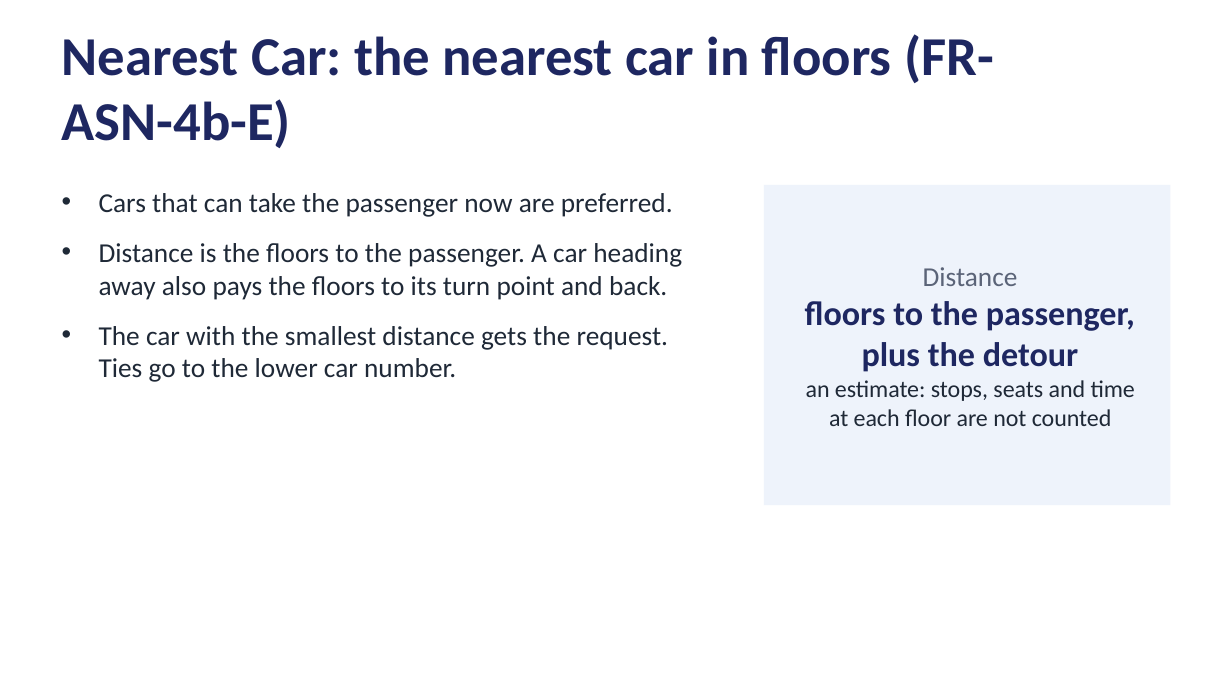
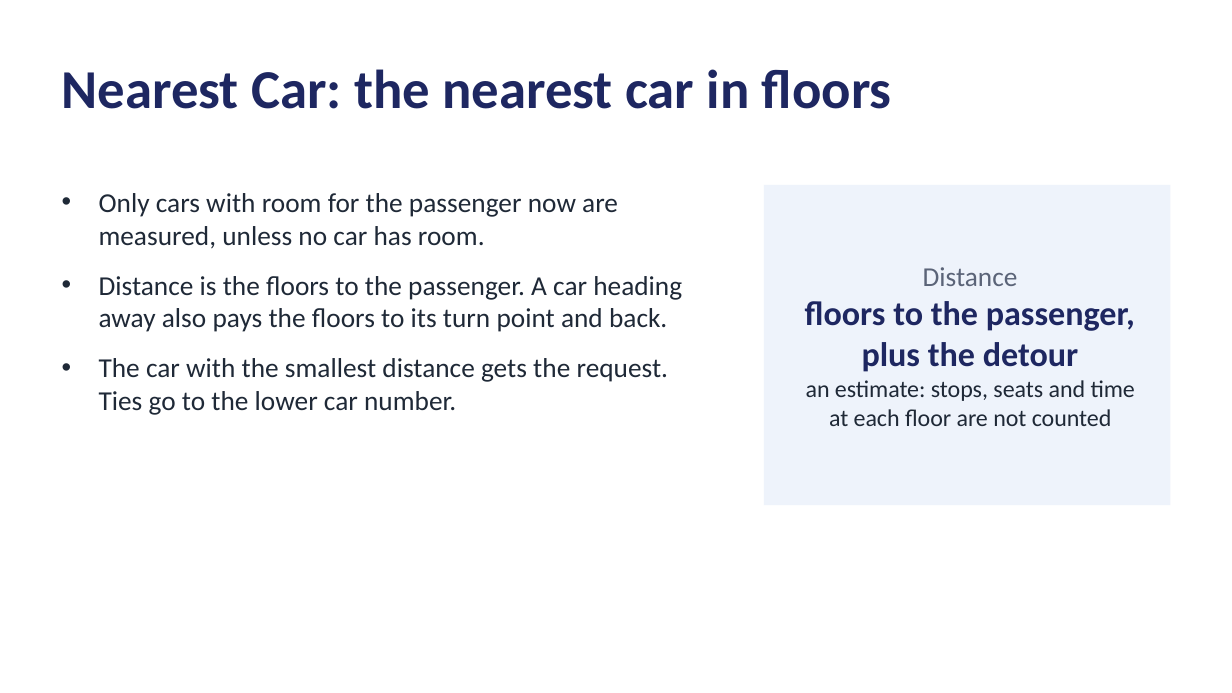
Before and after one commit to yashrajarora/kkr-simulator-python, a slide deck: slide 11 of docs/elevator_strategies_summary.pptx. Drawn at 1232x693 pixels with LibreOffice and Linux fonts; fonts in the diff are those of the drawing. Boxes give left, top, right and bottom in pixels: in the first picture for what was removed or moved away, otherwise in the second. Text is boxed around its words. In the diff, an @@ line names an element or a change of style, - is before the commit and + after.

Commit message:
Changes to nearest car scenario and other sample data changes

```diff
--- a/docs/elevator_strategies_summary.pptx
+++ b/docs/elevator_strategies_summary.pptx
@@ text at [62,69,892,109]: text changed @@
-Nearest Car: the nearest car in floors (FR-ASN-4b-E)
+Nearest Car: the nearest car in floors
@@ text at [99,193,618,249]: text changed @@
-• Cars that can take the passenger now are preferred.
+• Only cars with room for the passenger now are measured, unless no car has room.
```
Also in this commit, not shown: 10 other slides changed, 6 slides added, 13 other files.
